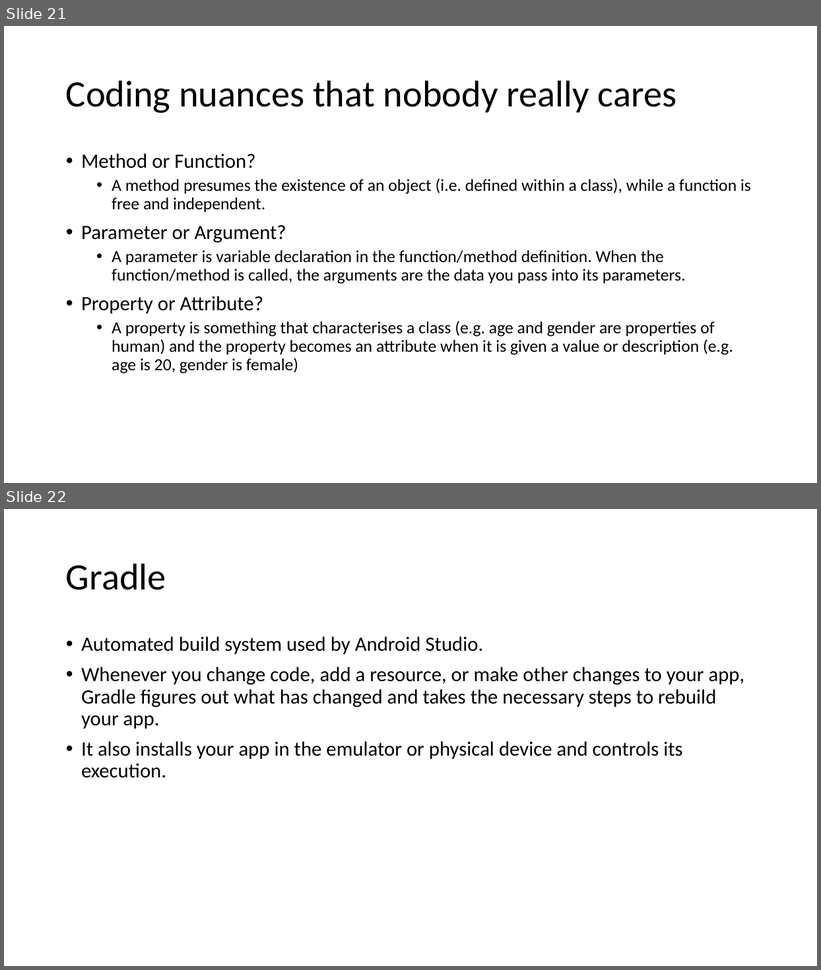
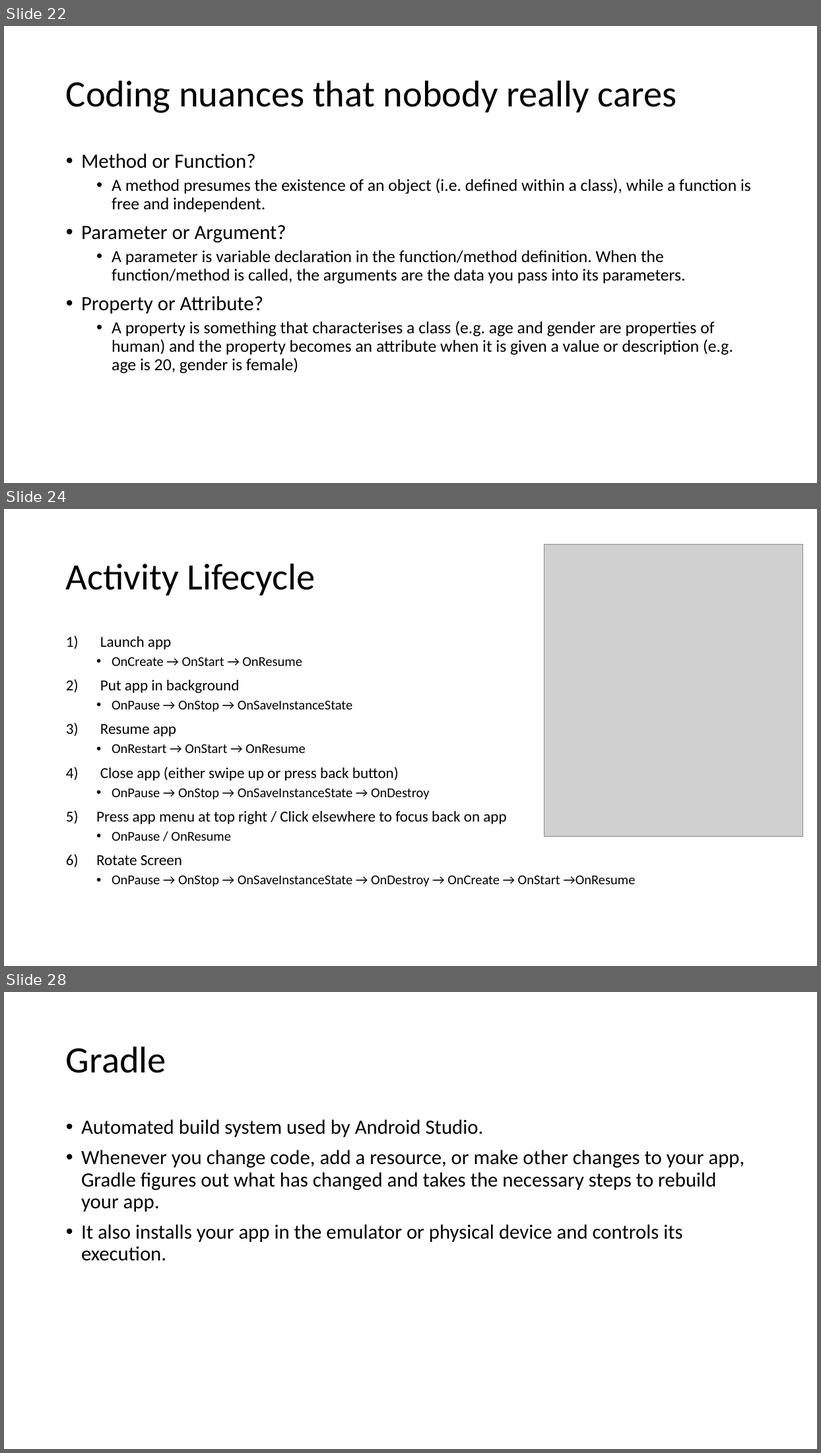
Before and after one commit to joellecorliss/Associate-Android-Developer, a slide deck: Android Basics in Kotlin.pptx. Shown one above the other, each under a label of ours: slides 21 and 22 before the commit, slides 22, 24 and 28 after it; the slides between them are not shown. The pictures are 821x970 and 821x1453 pixels, drawn with LibreOffice and Linux fonts; fonts in the diff are those of the drawing; grey boxes stand for pictures. Boxes give left, top, right and bottom in pixels: in the first picture for what was removed or moved away, otherwise in the second. Text is boxed around its words. In the diff, an @@ line names an element or a change of style, - is before the commit and + after.

```diff
--- a/Android Basics in Kotlin.pptx
+++ b/Android Basics in Kotlin.pptx
@@ slide 24 added at [4,509,817,966], background #FFFFFF @@
@@ picture added at [544,544,803,836] @@
@@ title added at [66,563,315,595], 44 pt, text #000000 @@
+Activity Lifecycle
@@ text added at [96,636,635,887], 16 pt, text #000000 @@
+1) Launch app
+  • OnCreate → OnStart → OnResume
+2) Put app in background
+  • OnPause → OnStop → OnSaveInstanceState
+3) Resume app
+  • OnRestart → OnStart → OnResume
+4) Close app (either swipe up or press back button)
+  • OnPause → OnStop → OnSaveInstanceState → OnDestroy
+5) Press app menu at top right / Click elsewhere to focus back on app
+  • OnPause / OnResume
+6) Rotate Screen
+  • OnPause → OnStop → OnSaveInstanceState → OnDestroy → OnCreate → OnStart →OnResume
@@ what was slide 21 is now slide 22 @@
@@ what was slide 22 is now slide 28 @@
```
Also in this commit, not shown: 4 slides changed, 6 other slides added.
